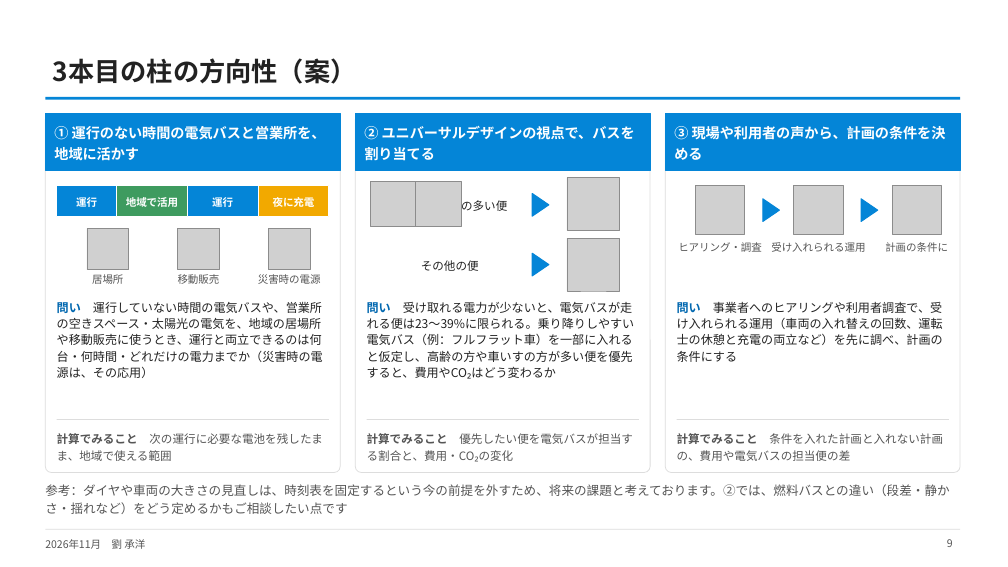
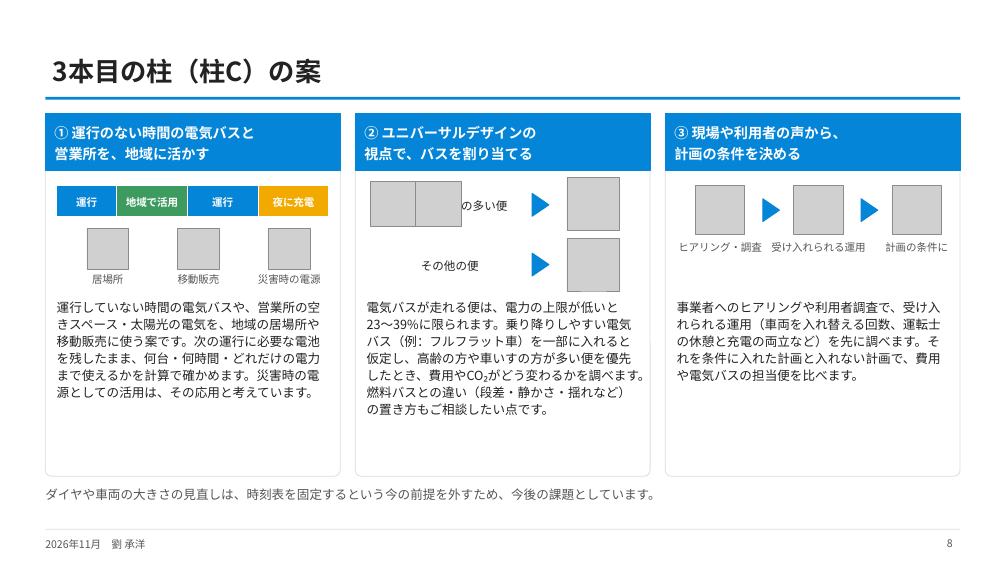
Before and after one commit to CYLIU2003/master-course, a slide deck: slide 8 of outcome/2026-11-16_nishiyama_consult/西山先生へのご相談_最新結果と3本目の柱.pptx (slide 9 before the commit). Drawn at 1008x567 pixels with LibreOffice and Linux fonts; fonts in the diff are those of the drawing; grey boxes stand for pictures. Boxes give left, top, right and bottom in pixels: in the first picture for what was removed or moved away, otherwise in the second. Text is boxed around its words. In the diff, an @@ line names an element or a change of style, - is before the commit and + after.

```diff
--- a/outcome/2026-11-16_nishiyama_consult/西山先生へのご相談_最新結果と3本目の柱.pptx
+++ b/outcome/2026-11-16_nishiyama_consult/西山先生へのご相談_最新結果と3本目の柱.pptx
@@ title at (53,58,322,84): text changed @@
-3本目の柱の方向性（案）
+3本目の柱（柱C）の案
@@ text at (54,126,255,161): text changed @@
-① 運行のない時間の電気バスと営業所を、地域に活かす
+① 運行のない時間の電気バスと
+営業所を、地域に活かす
@@ text at (364,126,537,161): text changed @@
-② ユニバーサルデザインの視点で、バスを割り当てる
+② ユニバーサルデザインの
+視点で、バスを割り当てる
@@ text at (674,126,847,161): text changed @@
-③ 現場や利用者の声から、計画の条件を決める
+③ 現場や利用者の声から、
+計画の条件を決める
@@ text at (57,301,321,398): text changed; size 11.5 to 12 pt @@
-問い 運行していない時間の電気バスや、営業所の空きスペース・太陽光の電気を、地域の居場所や移動販売に使うとき、運行と両立できるのは何台・何時間・どれだけの電力までか（災害時の電源は、その応用）
+運行していない時間の電気バスや、営業所の空きスペース・太陽光の電気を、地域の居場所や移動販売に使う案です。次の運行に必要な電池を残したまま、何台・何時間・どれだけの電力まで使えるかを計算で確かめます。災害時の電源としての活用は、その応用と考えています。
@@ text at (367,301,651,415): text changed; size 11.5 to 12 pt @@
-問い 受け取れる電力が少ないと、電気バスが走れる便は23〜39%に限られる。乗り降りしやすい電気バス（例：フルフラット車）を一部に入れると仮定し、高齢の方や車いすの方が多い便を優先すると、費用やCO₂はどう変わるか
+電気バスが走れる便は、電力の上限が低いと
+23〜39%に限られます。乗り降りしやすい電気バス（例：フルフラット車）を一部に入れると仮定し、高齢の方や車いすの方が多い便を優先したとき、費用やCO₂がどう変わるかを調べます。燃料バスとの違い（段差・静かさ・揺れなど）の置き方もご相談したい点です。
@@ text at (677,301,941,381): text changed; size 11.5 to 12 pt @@
-問い 事業者へのヒアリングや利用者調査で、受け入れられる運用（車両の入れ替えの回数、運転士の休憩と充電の両立など）を先に調べ、計画の条件にする
+事業者へのヒアリングや利用者調査で、受け入れられる運用（車両を入れ替える回数、運転士の休憩と充電の両立など）を先に調べます。それを条件に入れた計画と入れない計画で、費用や電気バスの担当便を比べます。
@@ line removed from (57, 420) to (329, 420) @@
@@ text removed at (57,433,322,461) @@
-計算でみること 次の運行に必要な電池を残したまま、地域で使える範囲
@@ line removed from (367, 420) to (639, 420) @@
@@ text removed at (367,433,633,462) @@
-計算でみること 優先したい便を電気バスが担当する割合と、費用・CO₂の変化
@@ line removed from (677, 420) to (949, 420) @@
@@ text removed at (677,433,943,461) @@
-計算でみること 条件を入れた計画と入れない計画の、費用や電気バスの担当便の差
@@ text at (45,488,660,500): text changed @@
-参考：ダイヤや車両の大きさの見直しは、時刻表を固定するという今の前提を外すため、将来の課題と考えております。②では、燃料バスとの違い（段差・静かさ・揺れなど）をどう定めるかもご相談したい点です
+ダイヤや車両の大きさの見直しは、時刻表を固定するという今の前提を外すため、今後の課題としています。
```
Also in this commit, not shown: 7 other slides changed, 2 slides removed, 2 other files.
